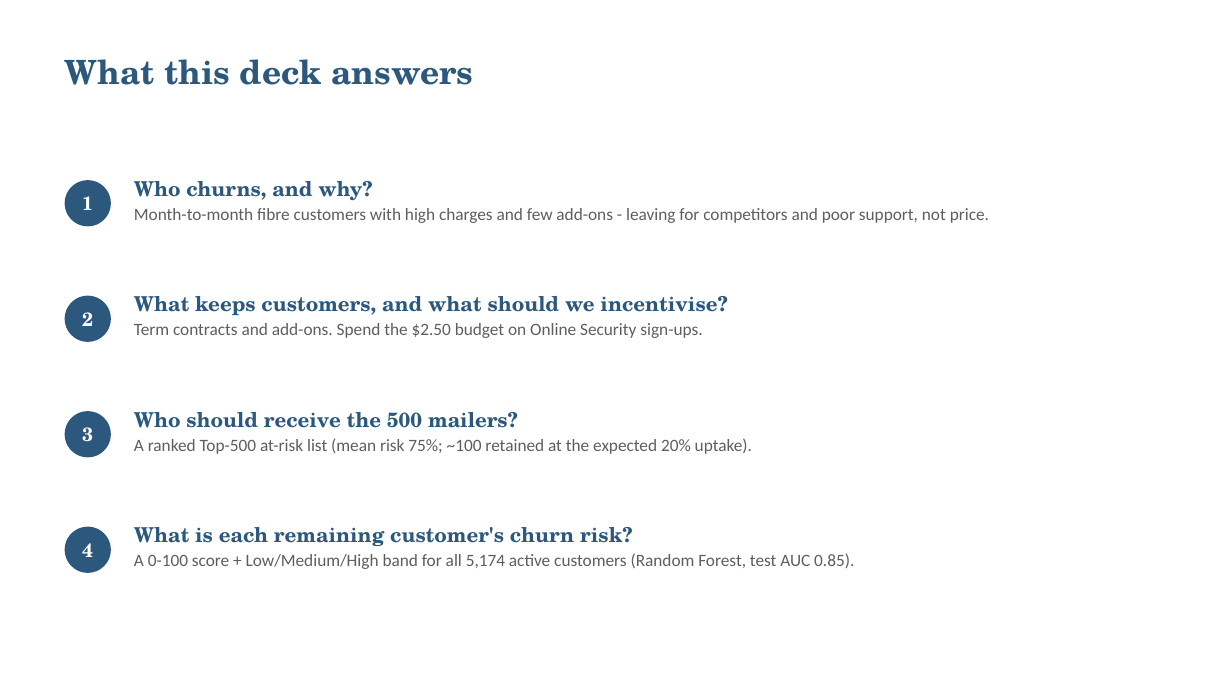
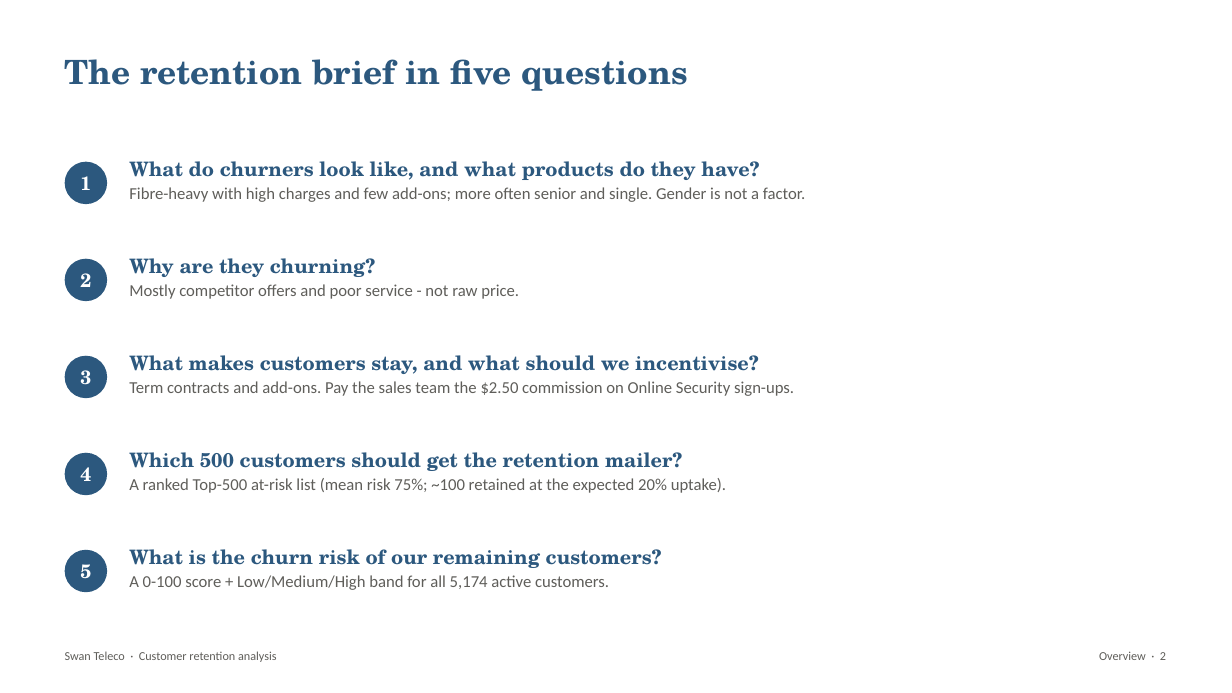
Before and after one commit to Sai-Bolla/SwanTeleco, a slide deck: slide 2 of Swan_Teleco_EDA_Clustering_Deck.pptx. Drawn at 1232x693 pixels with LibreOffice and Linux fonts; fonts in the diff are those of the drawing. Boxes give left, top, right and bottom in pixels: in the first picture for what was removed or moved away, otherwise in the second. Text is boxed around its words. In the diff, an @@ line names an element or a change of style, - is before the commit and + after.

```diff
--- a/Swan_Teleco_EDA_Clustering_Deck.pptx
+++ b/Swan_Teleco_EDA_Clustering_Deck.pptx
@@ text at [65, 59, 688, 91]: text changed @@
-What this deck answers
+The retention brief in five questions
@@ ellipse "1": place and size @@
-ellipse "1" at [65, 180, 111, 226]
+ellipse "1" at [65, 162, 107, 204]
@@ text at [129, 161, 805, 202]: text changed; size 13.5 to 13 pt @@
-Who churns, and why?
-Month-to-month fibre customers with high charges and few add-ons - leaving for competitors and poor support, not price.
+What do churners look like, and what products do they have?
+Fibre-heavy with high charges and few add-ons; more often senior and single. Gender is not a factor.
@@ ellipse "2": place and size @@
-ellipse "2" at [65, 296, 111, 342]
+ellipse "2" at [65, 259, 107, 301]
@@ text added at [129, 258, 519, 299], 13 pt, text #5F5E5A @@
+Why are they churning?
+Mostly competitor offers and poor service - not raw price.
@@ ellipse "3": place and size @@
-ellipse "3" at [65, 411, 111, 457]
+ellipse "3" at [65, 356, 107, 398]
@@ text at [129, 355, 794, 396]: text changed; size 13.5 to 13 pt @@
-What keeps customers, and what should we incentivise?
-Term contracts and add-ons. Spend the $2.50 budget on Online Security sign-ups.
+What makes customers stay, and what should we incentivise?
+Term contracts and add-ons. Pay the sales team the $2.50 commission on Online Security sign-ups.
@@ text "Which 500 customers should get ...": place and size @@
-text "Which 500 customers should get ..." at [134, 412, 752, 454]
+text "Which 500 customers should get ..." at [129, 452, 726, 493]
@@ ellipse "4": place and size @@
-ellipse "4" at [65, 527, 111, 573]
+ellipse "4" at [65, 453, 107, 495]
@@ text at [129, 452, 682, 471]: text changed; size 16 to 15.5 pt @@
-Who should receive the 500 mailers?
+Which 500 customers should get the retention mailer?
@@ text at [129, 478, 726, 493]: size 13.5 to 13 pt in "A ranked Top-500 at-risk list (mean risk ..." @@
@@ ellipse added at [65, 550, 107, 592], fill #2C587E, 15 pt, text #FFFFFF, bold @@
+5
@@ text at [129, 549, 662, 590]: text changed; size 13.5 to 13 pt @@
-What is each remaining customer's churn risk?
-A 0-100 score + Low/Medium/High band for all 5,174 active customers (Random Forest, test AUC 0.85).
+What is the churn risk of our remaining customers?
+A 0-100 score + Low/Medium/High band for all 5,174 active customers.
@@ text added at [65, 651, 277, 662], 9.5 pt, text #5F5E5A @@
+Swan Teleco · Customer retention analysis
@@ text added at [1099, 651, 1166, 660], 9.5 pt, text #5F5E5A @@
+Overview · 2
```
Also in this commit, not shown: 6 other slides changed, 15 slides added, 2 slides removed, 3 other files.
